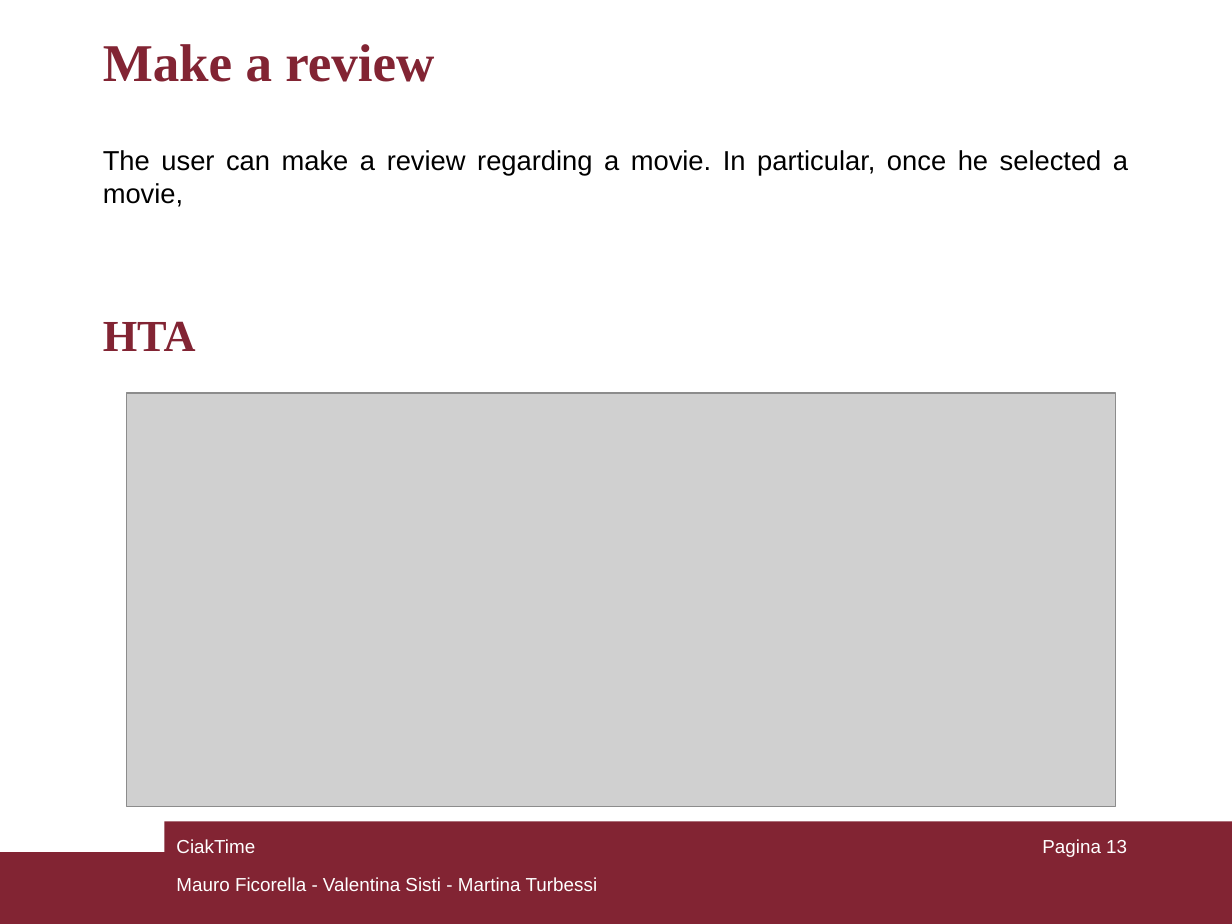
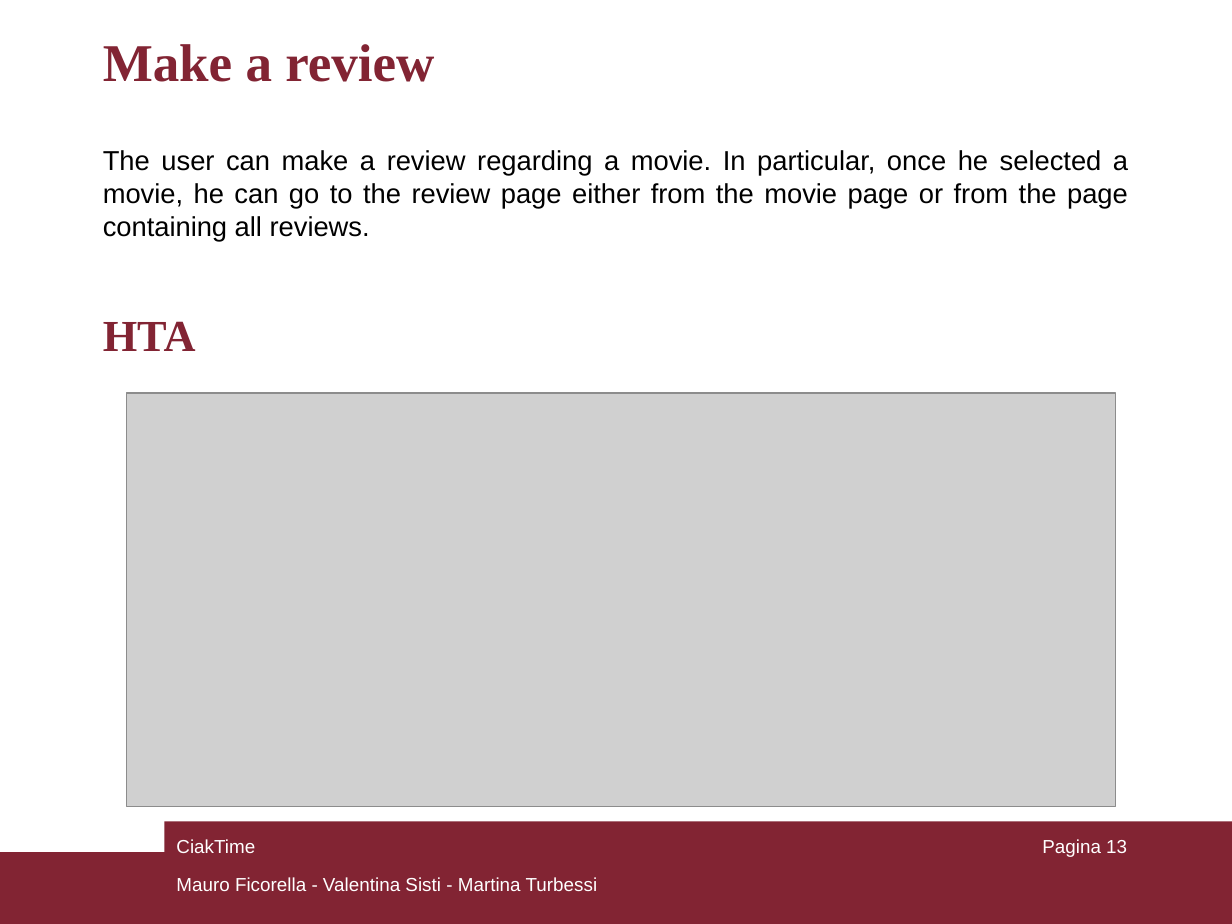
Before and after one commit to mauroficorella/Human-Computer-Interaction, a slide deck: slide 13 of Documentazione/CiakTime_HCI.ppt. Drawn at 1232x924 pixels with LibreOffice and Linux fonts; fonts in the diff are those of the drawing; grey boxes stand for pictures. Boxes give left, top, right and bottom in pixels: in the first picture for what was removed or moved away, otherwise in the second. Text is boxed around its words. In the diff, an @@ line names an element or a change of style, - is before the commit and + after.

```diff
--- a/Documentazione/CiakTime_HCI.ppt
+++ b/Documentazione/CiakTime_HCI.ppt
@@ text at (103, 150, 1128, 241): text changed @@
-The user can make a review regarding a movie. In particular, once he selected a movie,
+The user can make a review regarding a movie. In particular, once he selected a movie, he can go to the review page either from the movie page or from the page containing all reviews.
```
Also in this commit, not shown: 1 other slide changed, 1 other file.
